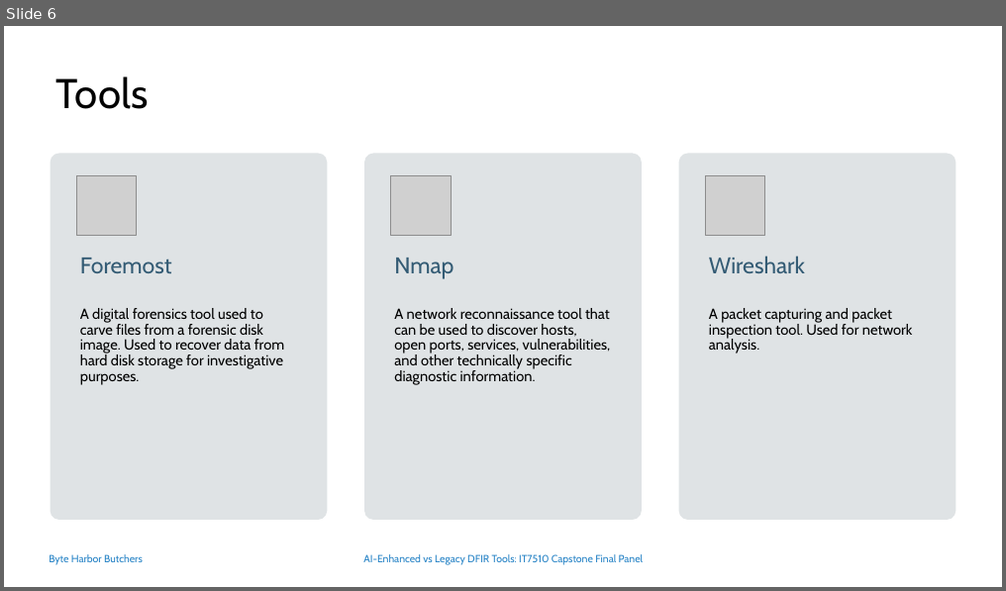
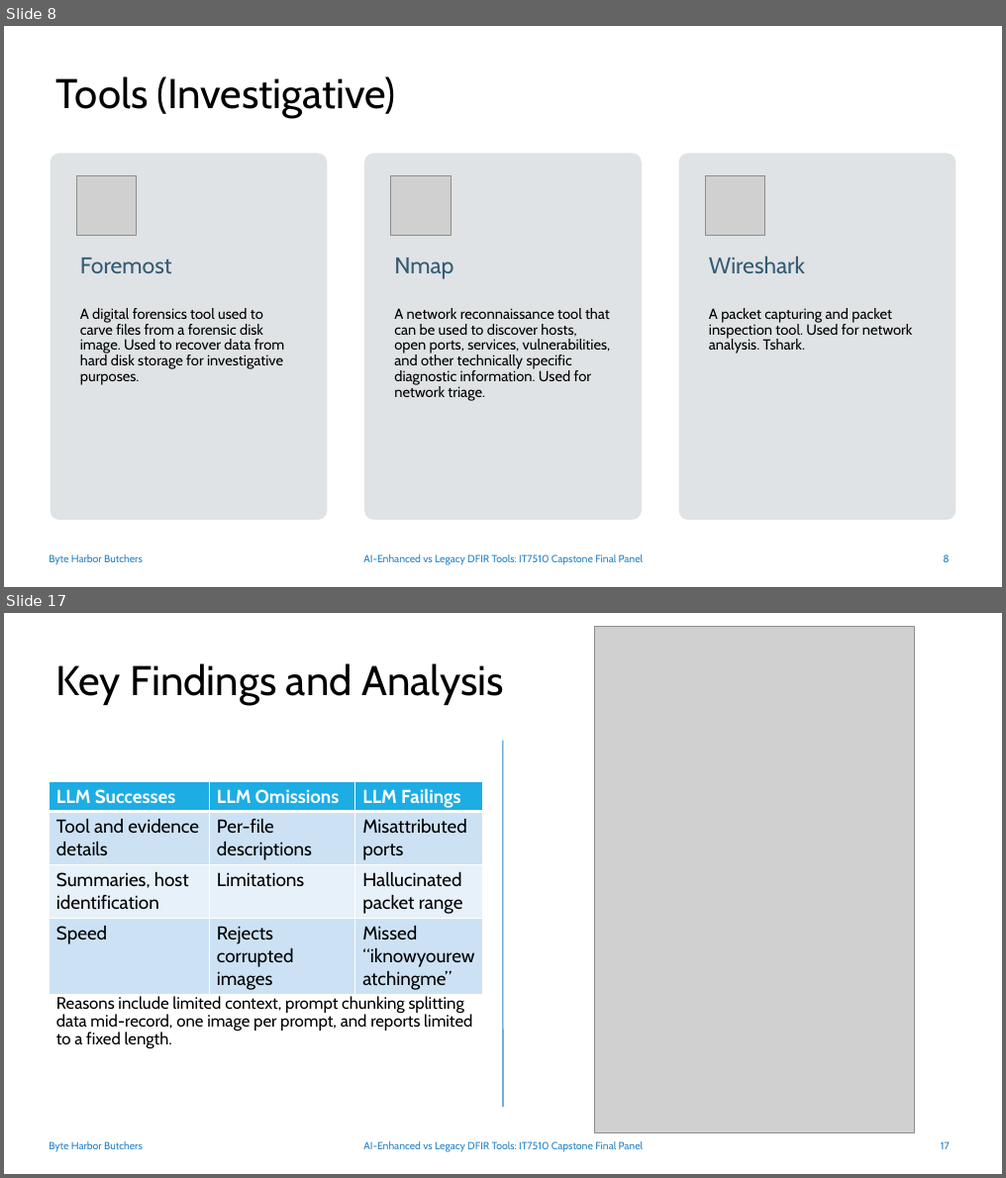
Before and after one commit to DavidSushames/BHB-Capstone, a slide deck: Academic Documents/Final Panel Presentation/Final Panel Slides 1.1 - DS.pptx. Shown one above the other, each under a label of ours: slide 6 before the commit, slides 8 and 17 after it; the slides between them are not shown. The pictures are 1006x591 and 1006x1178 pixels, drawn with LibreOffice and Linux fonts; fonts in the diff are those of the drawing; grey boxes stand for pictures; background and template pictures are left out. Boxes give left, top, right and bottom in pixels: in the first picture for what was removed or moved away, otherwise in the second. Text is boxed around its words. In the diff, an @@ line names an element or a change of style, - is before the commit and + after.

```diff
--- a/Academic Documents/Final Panel Presentation/Final Panel Slides 1.1 - DS.pptx
+++ b/Academic Documents/Final Panel Presentation/Final Panel Slides 1.1 - DS.pptx
@@ slide 17 added at [4, 613, 1002, 1174], background #FFFFFF; not listed: 2 template elements that a slide beside it also shows @@
@@ picture added at [594, 627, 915, 1134] @@
@@ title added at [56, 663, 504, 705], 40 pt, text #000000 @@
+Key Findings and Analysis
@@ line added from (503, 741) to (503, 1107), #2683C6 1 pt @@
@@ table added at [49, 781, 483, 994], 4 rows, 3 columns @@
+LLM Successes | LLM Omissions | LLM Failings
+Tool and evidence details | Per-file descriptions | Misattributed ports
+Summaries, host identification | Limitations | Hallucinated packet range
+Speed | Rejects corrupted images | Missed “iknowyourewatchingme”
@@ text added at [56, 996, 472, 1050], 16 pt, text #000000 @@
+Reasons include limited context, prompt chunking splitting data mid-record, one image per prompt, and reports limited to a fixed length.
@@ page number added at [941, 1142, 949, 1150], 10 pt, text #2683C6 @@
+17
@@ what was slide 6 is now slide 8 @@
@@ slide 8 changed as well @@
@@ title at [56, 76, 396, 118]: text changed @@
-Tools
+Tools (Investigative)
@@ text at [394, 308, 611, 401]: text changed @@
-A network reconnaissance tool that can be used to discover hosts, open ports, services, vulnerabilities, and other technically specific diagnostic information.
+A network reconnaissance tool that can be used to discover hosts, open ports, services, vulnerabilities, and other technically specific diagnostic information. Used for network triage.
@@ text at [709, 308, 913, 354]: text changed @@
-A packet capturing and packet inspection tool. Used for network analysis.
+A packet capturing and packet inspection tool. Used for network analysis. Tshark.
@@ page number added at [943, 555, 948, 563], 10 pt, text #2683C6 @@
+8
```
Also in this commit, not shown: 5 other slides changed, 15 other slides added, 9 slides removed, 2 other files.
